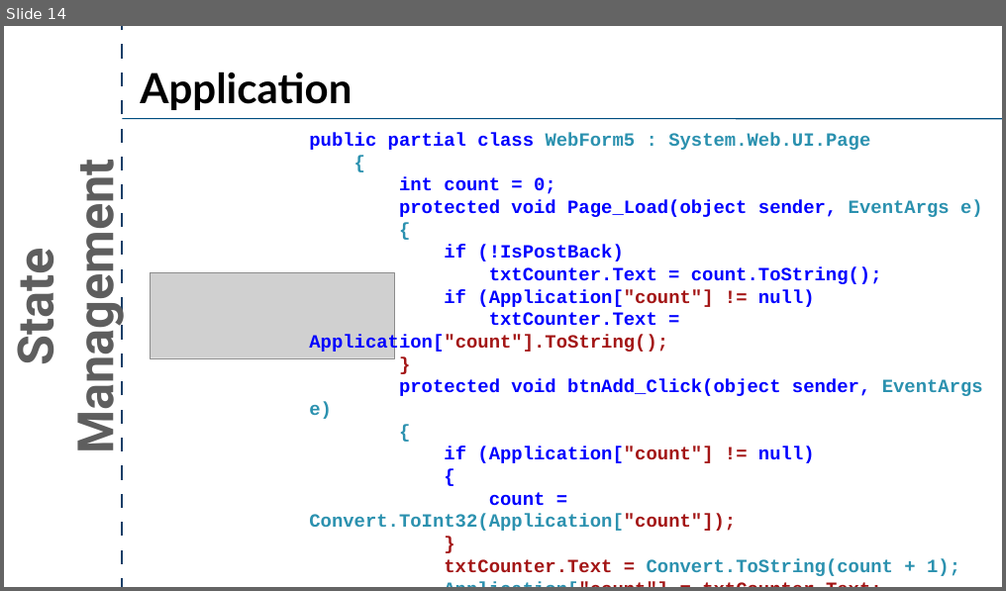
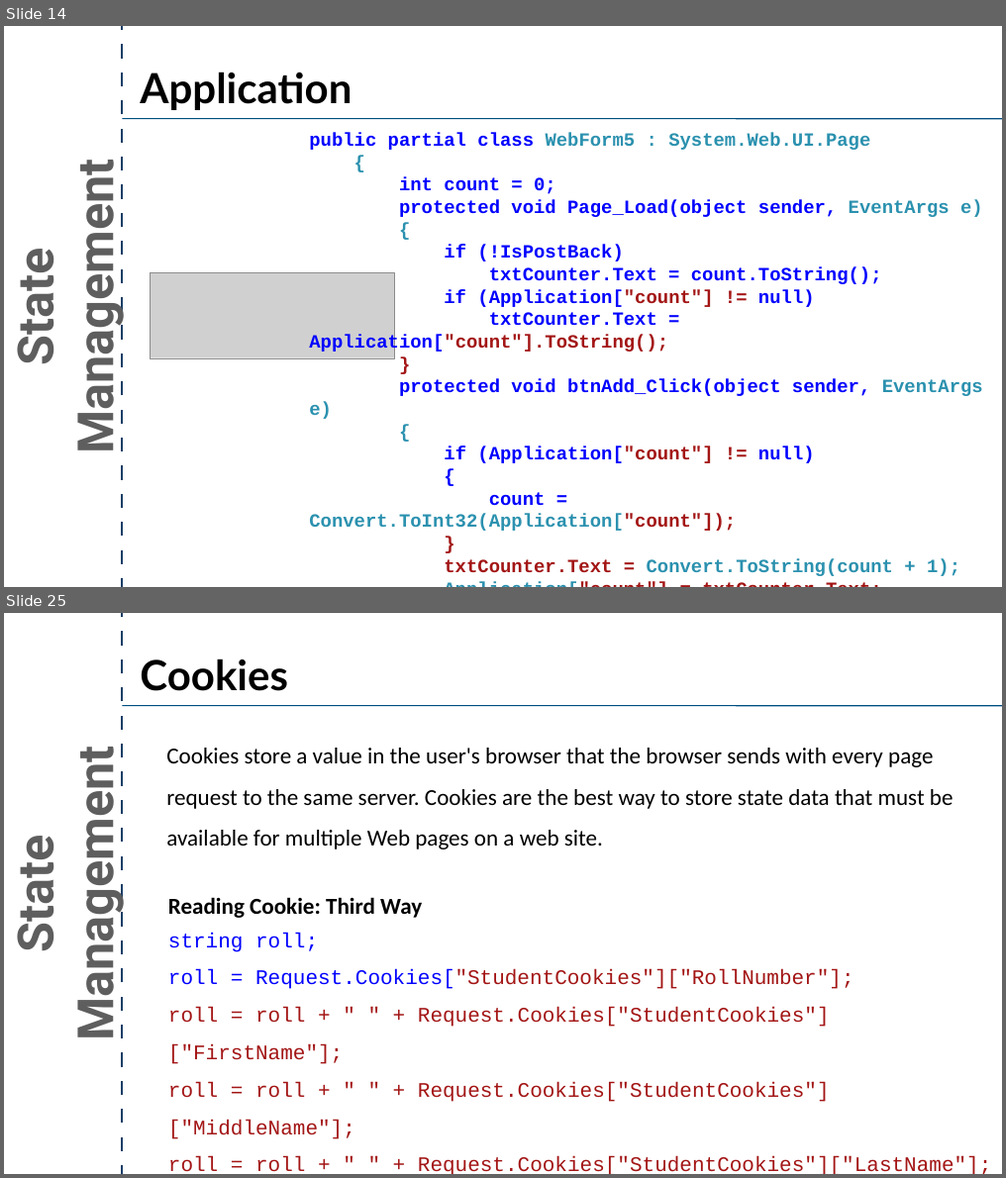
Before and after one commit to crpatel/DotNetMaterial, a slide deck: Unit 10.pptx. Shown one above the other, each under a label of ours: slide 14 before the commit, slides 14 and 25 after it; the slides between them are not shown. The pictures are 1006x591 and 1006x1178 pixels, drawn with LibreOffice and Linux fonts; fonts in the diff are those of the drawing; grey boxes stand for pictures. Boxes give left, top, right and bottom in pixels: in the first picture for what was removed or moved away, otherwise in the second. Text is boxed around its words. In the diff, an @@ line names an element or a change of style, - is before the commit and + after.

Commit message:
Cookies

```diff
--- a/Unit 10.pptx
+++ b/Unit 10.pptx
@@ slide 25 added at [4,613,1002,1174], background #FFFFFF @@
@@ line added from (122, 1174) to (122, 613), #183E67 4.5 pt @@
@@ text added at [140,659,288,691], 80 pt, text #000000, bold @@
+Cookies
@@ line added from (122, 706) to (1002, 706), #004D80 2 pt @@
@@ text added at [166,748,953,850], 44 pt, text #000000 @@
+Cookies store a value in the user's browser that the browser sends with every page request to the same server. Cookies are the best way to store state data that must be available for multiple Web pages on a web site.
@@ text added at [4,774,127,1033], 96 pt, text #5E5E5E, bold @@
+State Management
@@ text added at [168,897,422,918], 44 pt, text #000000, bold @@
+Reading Cookie: Third Way
@@ text added at [168,933,992,1174], 40 pt, text #A31515 @@
+string roll;
+roll = Request.Cookies["StudentCookies"]["RollNumber"];
+roll = roll + " " + Request.Cookies["StudentCookies"]["FirstName"];
+roll = roll + " " + Request.Cookies["StudentCookies"]["MiddleName"];
+roll = roll + " " + Request.Cookies["StudentCookies"]["LastName"];
+roll = roll + " " + Request.Cookies["StudentCookies"]["TotalMarks"];
+Label1.Text = roll;
```
Also in this commit, not shown: 10 other slides added.
